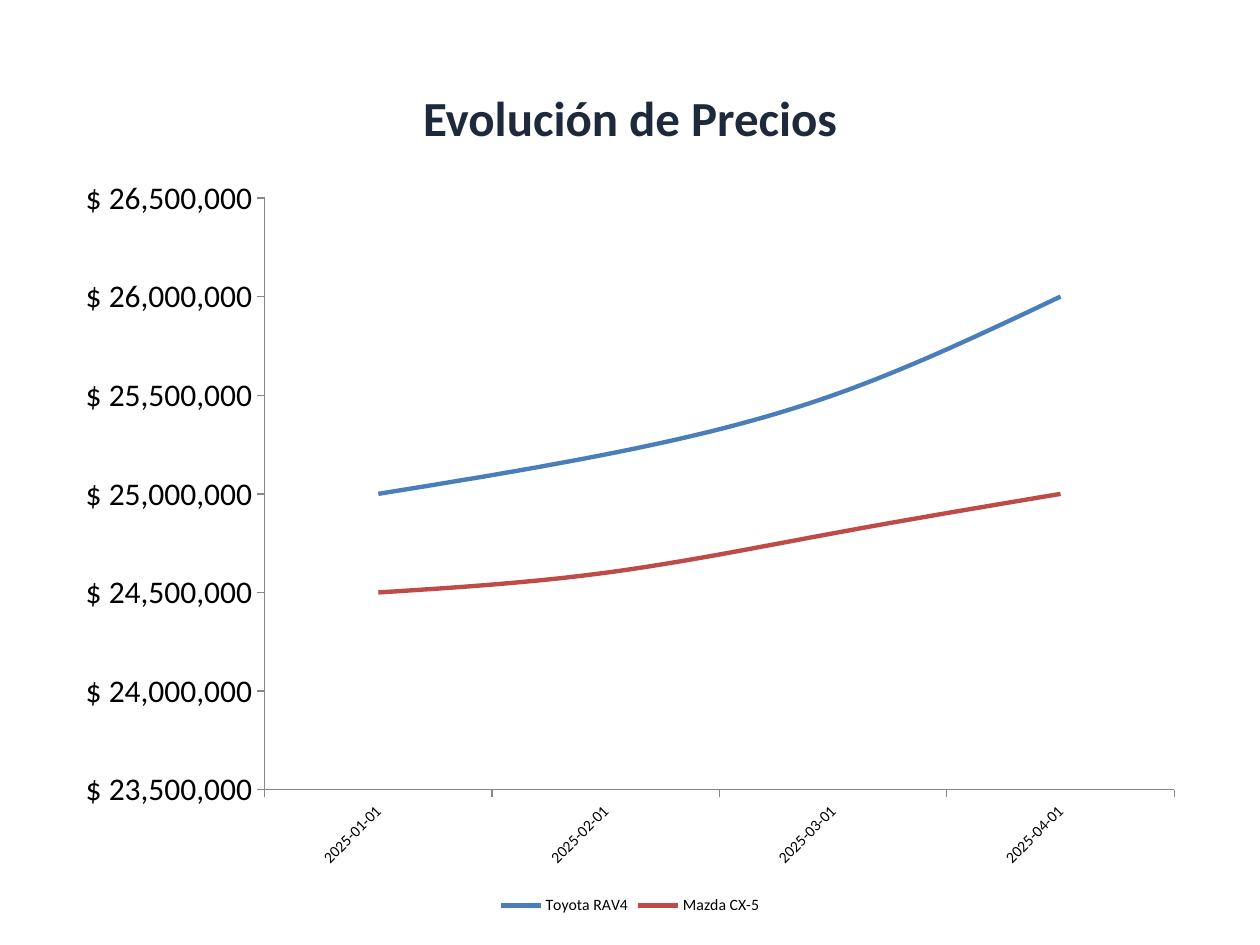
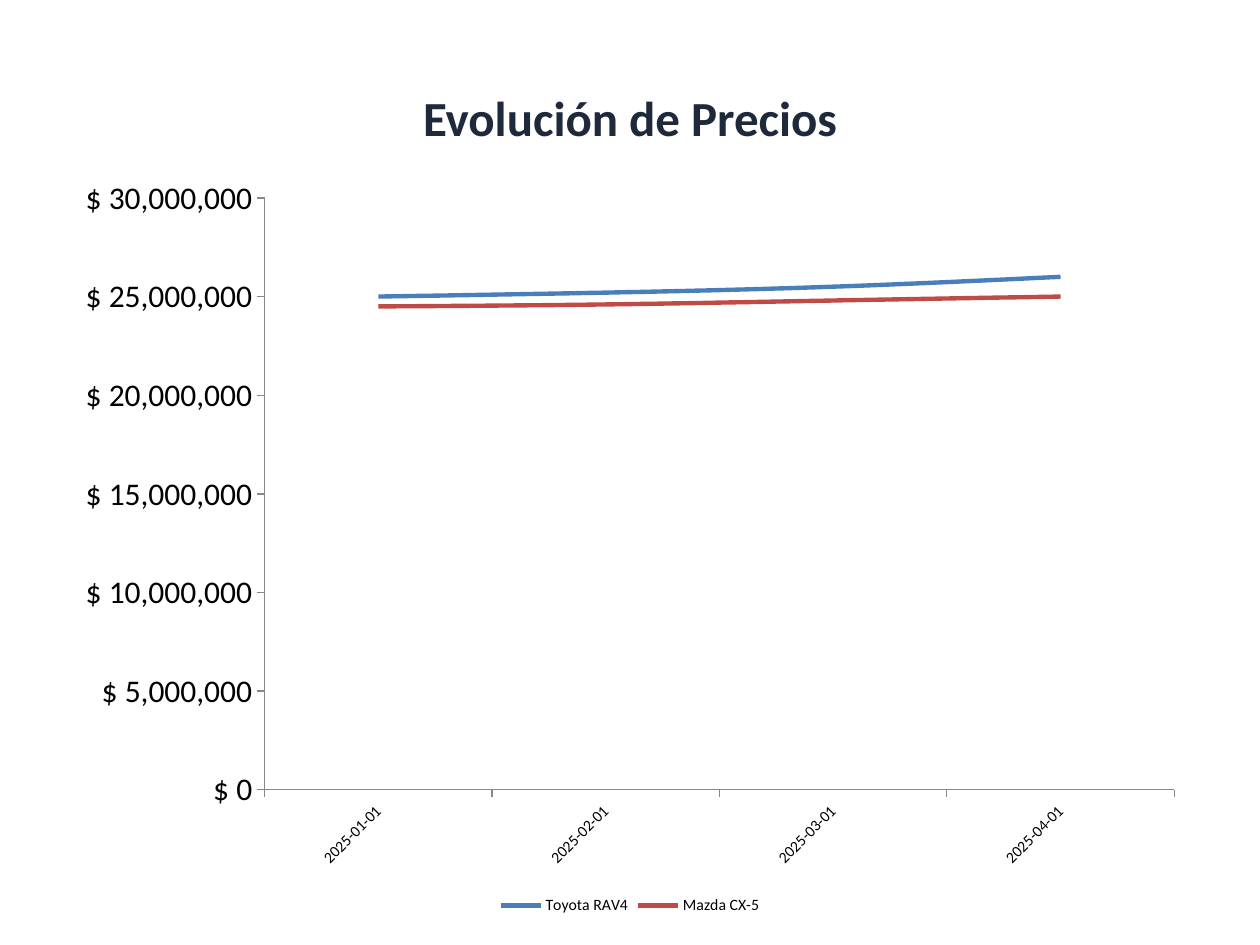
Before and after one commit to GabrielGlezG/PricingEngine, a slide deck: slide 3 of test_evolution_debug.pptx. Drawn at 1260x945 pixels with LibreOffice and Linux fonts; fonts in the diff are those of the drawing. Boxes give left, top, right and bottom in pixels: in the first picture for what was removed or moved away, otherwise in the second. Text is boxed around its words. In the diff, an @@ line names an element or a change of style, - is before the commit and + after.

Commit message:
feat: Add shared Python module for generating PowerPoint slides with formatted tables and charts.

```diff
--- a/test_evolution_debug.pptx
+++ b/test_evolution_debug.pptx
@@ line chart at (63,164,1197,920) @@
@@ value axis changed @@
```
Also in this commit, not shown: 1 other file.
